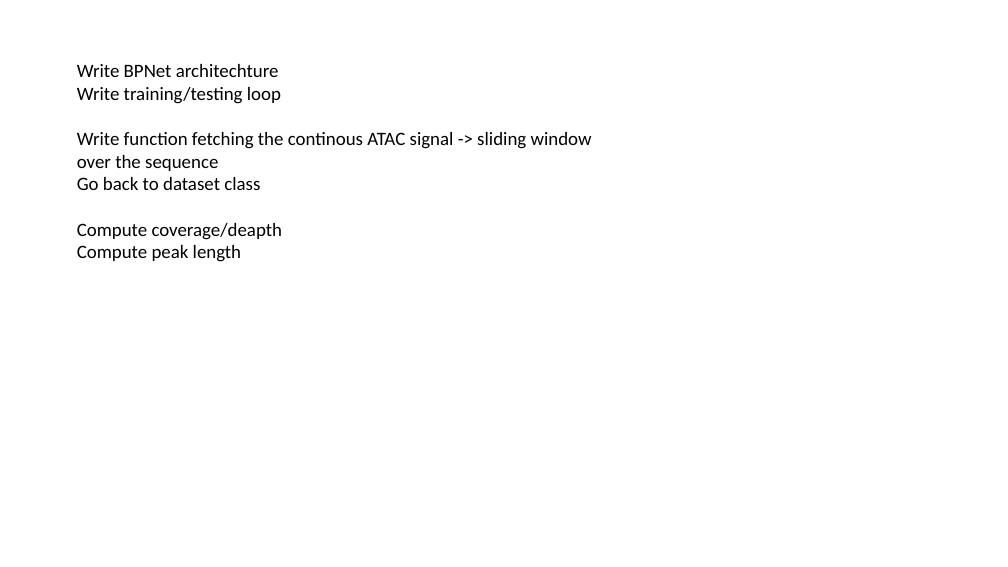
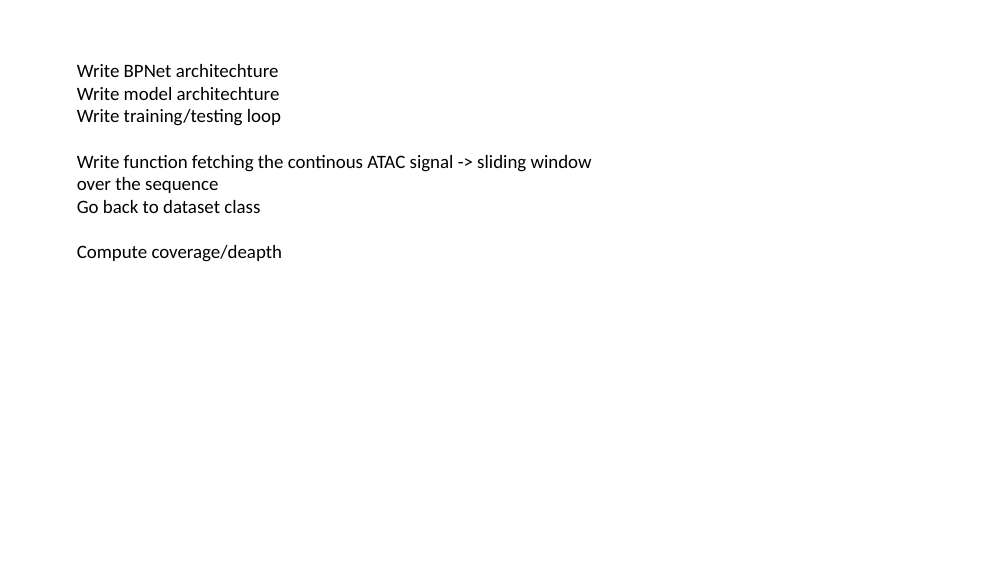
Before and after one commit to alexiaDorm/master-thesis, a slide deck: slide 8 of notes/Building model.pptx (slide 7 before the commit). Drawn at 1008x567 pixels with LibreOffice and Linux fonts; fonts in the diff are those of the drawing. Boxes give left, top, right and bottom in pixels: in the first picture for what was removed or moved away, otherwise in the second. Text is boxed around its words. In the diff, an @@ line names an element or a change of style, - is before the commit and + after.

```diff
--- a/notes/Building model.pptx
+++ b/notes/Building model.pptx
@@ text at (77,87,280,100): paragraph added @@
+Write model architechture
@@ text at (77,245,241,262): paragraph removed @@
-Compute peak length
```
Also in this commit, not shown: 3 other slides changed, 1 slide added, 3 other files.
